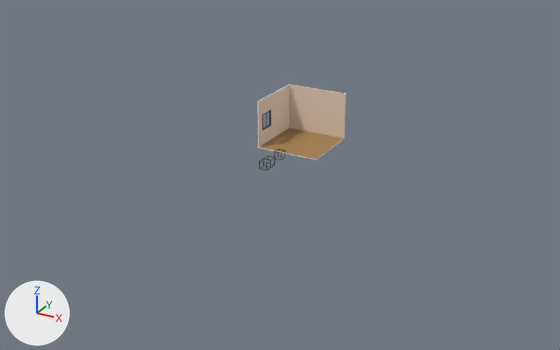
The Blender file Final project/models.blend: old version first, new version second.
One viewpoint serves both versions: a 50 mm camera at (83.8, -164.1, 71.7) aimed at (-2.5, -7.2, -6.7). Lighting does not change. The marker at lower left points along +X, +Y and +Z.

Objects in the first picture: 'Floor map', 'Room'.
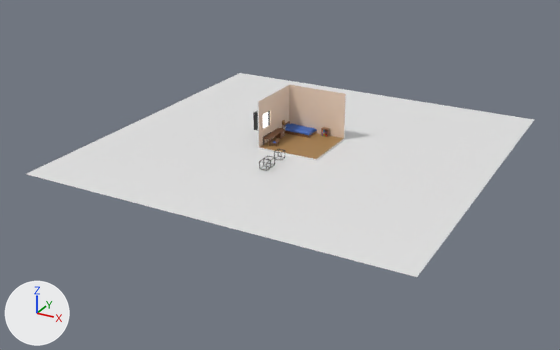
Where the newer file only moved an object's origin or applied its transform, the numbers keep the older frame.

Pixel boxes [x1, y1, x2, y2] of what changed, in the pictures (560 x 350 px; the box of a moved part takes in the faces that stretch with it):
'Plane', added: after [27, 73, 534, 277]
'Room', moved: before [257, 84, 346, 160]; after [257, 84, 346, 161]
'Floor map', hidden (brown): before [260, 128, 344, 159]
'Bed', added: after [282, 121, 317, 138]
'Desk', added: after [263, 130, 281, 146]
'Shelf small', added: after [321, 127, 330, 137]
'Window out', added: after [263, 112, 268, 128]
'Drawer', added: after [275, 128, 285, 138]
part 1 of me_cube_004, moved or reshaped: before [258, 107, 345, 160]; after [258, 134, 344, 161]
part 2 of me_cube_004, added (beige): after [257, 84, 346, 125]
part 3 of me_cube_004, deleted: before [263, 95, 271, 107]
part 4 of me_cube_004, recoloured: before [279, 113, 345, 124]; after [275, 133, 344, 141]

The change, as a diff of the scene's bpy script:
```diff
--- a/Final project/models.blend.py
+++ b/Final project/models.blend.py
@@ me_cube_004 @@
 # used by ob_room; location = (0.0, 0.0, 6.0); scale = (8.0, 8.0, 6.0)
-me_cube_004.from_pydata(...)  # 414 vertices, 414 faces; spans x -1.04..1.0, y -1.0..1.04, z -1.04..1.0
+me_cube_004.from_pydata(...)  # 414 vertices, 414 faces, 1 loose edge; spans x -1.04..1.0, y -1.0..1.04, z -0.09..2.0
+# me_cube_004 part 1: 23 vertices moved from x -1.04..1.0, y 0.0..1.04, z -0.33 to x -1.04..1.0, y 0.0..1.04, z -0.09..0.0; 249 vertices removed from x -1.04..1.0, y -1.0..1.04, z -1.04..-0.33; 143 vertices added at x -1.04..1.0, y -1.0..1.04, z -0.09..0.0
+# me_cube_004 part 2: 108 vertices added at x -1.04..1.0, y -1.0..1.04, z 1.33..2.0
+# me_cube_004 part 3: 2 vertices removed from x -1.04..-1.0, y -0.5, z 1.0
+# me_cube_004 part 4: 8 faces spanning x -1.0..1.0, y 0.0..1.0, z 0.0 switch from mat_room_wall (beige #e7ceba) to mat_room_floor (brown #a58050)
 me_cube_004.materials.append(mat_room_base)
@@ me_plane_004 @@
+me_plane_004.from_pydata([(-1.0, -1.0, 0.0), (1.0, -1.0, 0.0), (-1.0, 1.0, 0.0), (1.0, 1.0, 0.0)], [], [(0, 2, 3, 1)])
+me_plane_004.materials.append(mat_light)  # white #e7e7e7
@@ me_plane_002 @@
+me_plane_002.from_pydata([(-1.0, -1.0, 0.0), (1.0, -1.0, 0.0), (-1.0, 1.0, 0.0), (1.0, 1.0, 0.0), (-1.0, 1.0, -0.93), (-1.0, -1.0, -0.93), (1.0, -1.0, -0.93), (1.0, 1.0, -0.93)], [], [(5, 6, 7, 4), (2, 0, 5, 4), (3, 2, 4, 7), (0, 1, 6, 5), (1, 3, 7, 6)])
+me_plane_002.materials.append(mat_black)  # black #2f2f2f
@@ me_plane_001 @@
+me_plane_001.from_pydata([(-1.0, -1.0, 0.0), (1.0, -1.0, 0.0), (-1.0, 1.0, 0.0), (1.0, 1.0, 0.0)], [], [(0, 1, 3, 2)])
@@ ob_room @@
 ob_room = bpy.data.objects.new('Room', me_cube_004)
-ob_room.location = (0.0, 0.0, 6.0)
+ob_room.location = (0.0, 0.0, 0.0)
 ob_room.scale = (8.0, 8.0, 6.0)
@@ ob_floor_map @@
 ob_floor_map.scale = (8.0, 8.0, 6.0)
+ob_floor_map.hide_set(True)
@@ ob_window_out @@
+ob_window_out = bpy.data.objects.new('Window out', me_plane_004)
+ob_window_out.location = (-9.0, -3.9, 5.9)
+ob_window_out.rotation_euler = (0.0, 1.571, 0.0)  # degrees (0, 90, 0)
+ob_window_out.scale = (2.29, 2.29, 2.29)
@@ ob_window_cover @@
+ob_window_cover = bpy.data.objects.new('Window cover', me_plane_002)
+ob_window_cover.location = (-8.5, -3.9, 5.9)
+ob_window_cover.rotation_euler = (0.0, 1.571, 0.0)  # degrees (0, 90, 0)
+ob_window_cover.scale = (2.29, 2.29, 2.29)
@@ ob_plane @@
+ob_plane = bpy.data.objects.new('Plane', me_plane_001)
+ob_plane.location = (0.0, 0.0, -0.5)
+ob_plane.scale = (-47.6, -47.6, -47.6)
@@ ob_drawer @@
+ob_drawer = bpy.data.objects.new('Drawer', me_cube_013)  # 81 vertices, 70 faces; spans x -1.0..1.05, y -1.0..1.0, z 0.0..2.0; in mat_brown (brown #845838), mat_silver (grey #a9a9a9)
+ob_drawer.location = (-7.0, 1.0, 0.0)
@@ ob_shelf_small @@
+ob_shelf_small = bpy.data.objects.new('Shelf small', me_cube_015)  # 280 vertices, 258 faces; spans x -1.0..0.26, y -1.0..1.0, z 0.0..2.0; in mat_white (white #ececec), mat_blue (blue #3e67b8), mat_brown (brown #845838), mat_red (red #ff4527), mat_green (green #79ed5b)
+ob_shelf_small.location = (3.0, 7.0, 0.0)
+ob_shelf_small.rotation_euler = (0.0, 0.0, 4.712)  # degrees (0, 0, 270)
@@ ob_desk @@
+ob_desk = bpy.data.objects.new('Desk', me_cube_012)  # 89 vertices, 93 faces; spans x -1.0..1.0, y -3.0..3.0, z 0.0..2.0; in mat_brown (brown #845838)
+ob_desk.location = (-7.0, -3.0, 0.0)
@@ ob_bed @@
+ob_bed = bpy.data.objects.new('Bed', me_cube_006)  # 5344 vertices, 5328 faces; spans x -2.39..2.37, y -4.25..4.16, z 0.0..2.0; in mat_brown (brown #845838), mat_white (white #ececec), mat_blue (blue #3e67b8)
+ob_bed.location = (-4.0, 6.0, 0.0)
+ob_bed.rotation_euler = (0.0, 0.0, 1.571)  # degrees (0, 0, 90)
```
